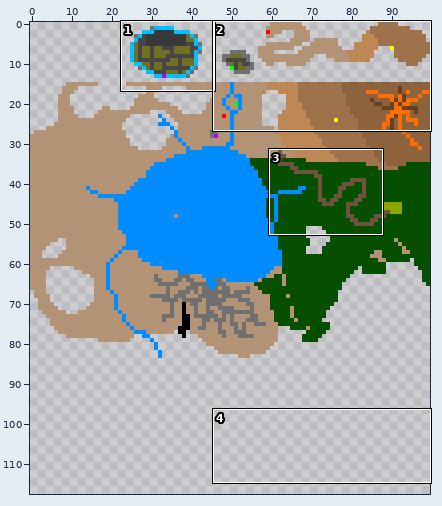
Sprite sheet, stored at refrences/underlandpixelmap.png. Above, an overview of the earlier version with the close-up marked.
Close-up. Before the edit:
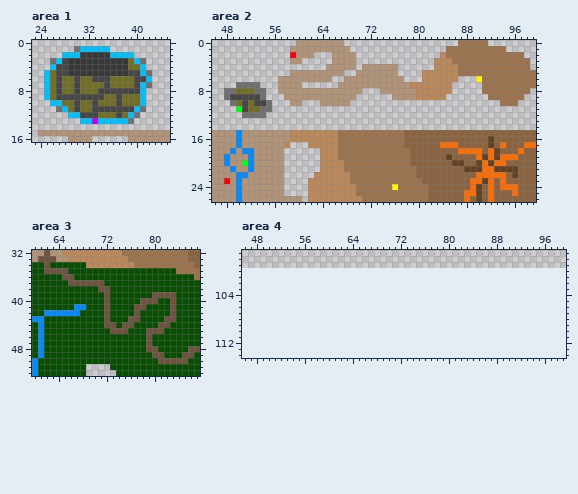
The file is 100x100 pixels. Shown: area 1: x 23..45, y 0..16; area 2: x 46..99, y 0..26; area 3: x 60..87, y 32..52; area 4: x 46..99, y 97..114. The old version is drawn lined up with the new one, on the new canvas. The wide view leaves out empty margins. The commit also changed other parts of the picture, which this record leaves out.
Now the later version:
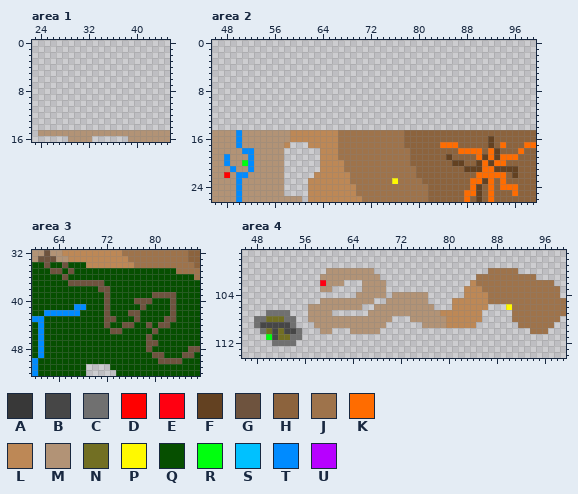
Palette (. is transparent): A #383838  B #464646  C #707070  D #ff0000  E #ff0011  F #634121  G #6e533e  H #8c633d  J #9e734b  K #ff6c00  L #bd8856  M #b29376  N #726f23  P #fff900  Q #064f00  R #00ff0e  S #00c1ff  T #008bff  U #b700ff
Change:
canvas 100x100 -> 100x200
Area 1:
y 1: x 30..35 CSSSSS -> ......
y 2: x 28..39 SSSAAAAASSSS -> ............
y 3: x 26..41 CSBAAAAAAAAAANSC -> ................
y 4: x 26..41 SBBAAAAAAAAAANNS -> ................
y 5: x 25..42 SNBBAAAAAAAAAABBSC -> ..................
y 6: x 25..42 SNBNNBNNBBBNNNNBBS -> ..................
y 7: x 25..42 SNBNNBNNNNBNNNNBSC -> ..................
y 8: x 25..41 SNBNNBNNNBBBBBBBS -> .................
y 9: x 25..41 SNBBBBBBBBNNBNNNS -> .................
y 10: x 26..41 SSNNBNNBNNNBNNNS -> ................
y 11: x 27..41 CSNBNNBBBBBBBSC -> ...............
y 12: x 29..40 SSBBBNNNBNSC -> ............
y 13: x 31..39 SSUSSSSSC -> .........
Area 2:
y 0: x 60..67 MMMMMMMM -> ........; x 87..91 JJJJJ -> .....
y 1: x 59..68 MMMMMMMMMM -> ..........; x 85..94 JJJJJJJJJJ -> ..........
y 2: x 59..62 EMMM -> ....; x 66..69 MMMM -> ....; x 84..97 LJJJJJJJJJJJJJ -> ..............
y 3: x 59..60 MM -> ..; x 66..69 MMMM -> ....; x 83..98 LLLJJJJJJJJJJJJJ -> ................
y 4: x 65..69 MMMMM -> .....; x 71..76 MMMMMM -> ......; x 83..98 LLLLJJJJJJJJJJJJ -> ................
y 5: x 59..67 MMMMMMMMM -> .........; x 70..76 MMMMMMM -> .......; x 81..99 LLLLLLJJJJJJJJJJJJJ -> ...................
y 6: x 57..65 MMMMMMMMM -> .........; x 68..77 MMMMMMMMMM -> ..........; x 81..86 LLLLLL -> ......; x 90..99 PJJJJJJJJJ -> ..........
y 7: x 50..53 CCCC -> ....; x 57..60 MMMM -> ....; x 67..85 MMMMMMMMMMMMLLLLLLL -> ...................; x 91..99 JJJJJJJJJ -> .........
y 8: x 48..54 CCNNNCC -> .......; x 57..70 MMMMMMMMMMMMMM -> ..............; x 74..85 MMMMMMLLLLLL -> ............; x 91..98 JJJJJJJJ -> ........
y 9: x 48..54 CBBBBBC -> .......; x 58..69 MMMMMMMMMMMM -> ............; x 76..84 MMMMLLLLL -> .........; x 92..97 JJJJJJ -> ......
y 10: x 49..55 CNBNBBC -> .......; x 59..60 MM -> ..; x 64..68 MMMMM -> .....; x 94..96 JJJ -> ...
y 11: x 50..55 RBNNCC -> ......
y 12: x 51..54 CCCC -> ....
y 18: x 49 T -> M
y 22: x 48 M -> D
y 23: x 48 D -> M; x 76 J -> P
y 24: x 76 P -> J
Area 3:
y 34: x 65 Q -> G
y 35: x 62 G -> Q; x 65..66 GQ -> QG
y 36: x 66 G -> Q
y 40: x 77 Q -> G; x 80 G -> Q
y 41: x 77 G -> Q
y 42: x 76 Q -> G
y 43: x 73 Q -> G; x 76 G -> Q
y 44: x 73 G -> Q; x 79 Q -> G
y 45: x 75 G -> Q; x 79 G -> Q; x 81 G -> Q
y 47: x 80 Q -> G
y 48: x 80 G -> Q
y 50: x 85 G -> Q
Area 4:
y 100: x 60..67 ........ -> MMMMMMMM; x 87..91 ..... -> JJJJJ
y 101: x 59..68 .......... -> MMMMMMMMMM; x 85..94 .......... -> JJJJJJJJJJ
y 102: x 59..62 .... -> EMMM; x 66..69 .... -> MMMM; x 84..97 .............. -> LJJJJJJJJJJJJJ
y 103: x 59..60 .. -> MM; x 66..69 .... -> MMMM; x 83..98 ................ -> LLLJJJJJJJJJJJJJ
y 104: x 65..69 ..... -> MMMMM; x 71..76 ...... -> MMMMMM; x 83..98 ................ -> LLLLJJJJJJJJJJJJ
y 105: x 59..67 ......... -> MMMMMMMMM; x 70..76 ....... -> MMMMMMM; x 81..99 ................... -> LLLLLLJJJJJJJJJJJJJ
y 106: x 57..65 ......... -> MMMMMMMMM; x 68..77 .......... -> MMMMMMMMMM; x 81..86 ...... -> LLLLLL; x 90..99 .......... -> PJJJJJJJJJ
y 107: x 50..53 .... -> CCCC; x 57..60 .... -> MMMM; x 67..85 ................... -> MMMMMMMMMMMMLLLLLLL; x 91..99 ......... -> JJJJJJJJJ
y 108: x 48..54 ....... -> CCNNNCC; x 57..70 .............. -> MMMMMMMMMMMMMM; x 74..85 ............ -> MMMMMMLLLLLL; x 91..98 ........ -> JJJJJJJJ
y 109: x 48..54 ....... -> CBBBBBC; x 58..69 ............ -> MMMMMMMMMMMM; x 76..84 ......... -> MMMMLLLLL; x 92..97 ...... -> JJJJJJ
y 110: x 49..55 ....... -> CNBNBBC; x 59..60 .. -> MM; x 64..68 ..... -> MMMMM; x 94..96 ... -> JJJ
y 111: x 50..55 ...... -> RBNNCC
y 112: x 51..54 .... -> CCCC
